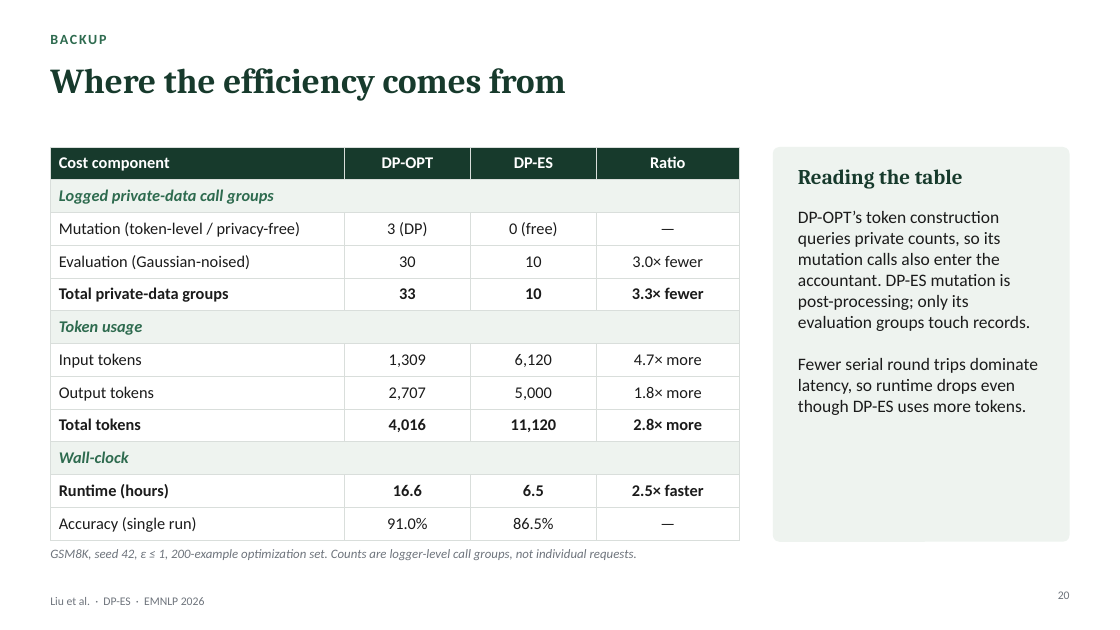
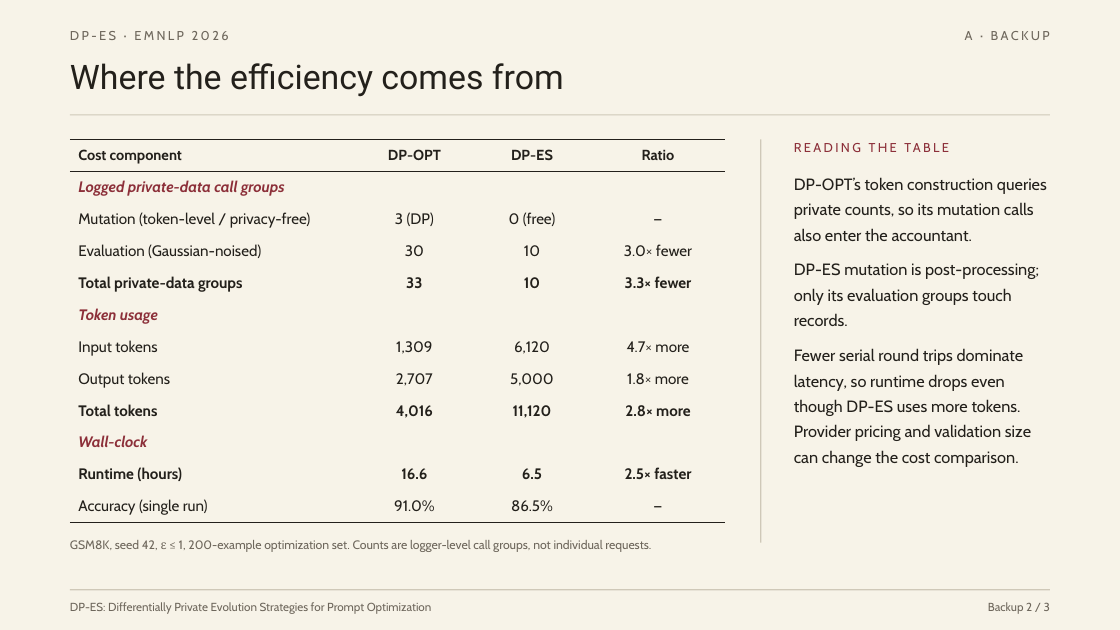
Before and after one commit to StephCpa/dp-es, a slide deck: slide 20 of presentation/DP-ES_EMNLP2026_Talk.pptx. Drawn at 1120x630 pixels with LibreOffice and Linux fonts; fonts in the diff are those of the drawing. Boxes give left, top, right and bottom in pixels: in the first picture for what was removed or moved away, otherwise in the second. Text is boxed around its words. In the diff, an @@ line names an element or a change of style, - is before the commit and + after.

```diff
--- a/presentation/DP-ES_EMNLP2026_Talk.pptx
+++ b/presentation/DP-ES_EMNLP2026_Talk.pptx
@@ background #FFFFFF to #F7F3E8 @@
@@ text "DP-ES · EMNLP 2026" at (x1=70, y1=31, x2=229, y2=40): vertical alignment middle to top @@
@@ title "Where the efficiency comes from" moved from (x1=50, y1=68, x2=566, y2=101) to (x1=70, y1=63, x2=564, y2=97) @@
@@ title "Where the efficiency comes from" at (x1=70, y1=63, x2=564, y2=97): size 30 to 29 pt, font Cambria to Roboto, text colour #173A2C to #23201B, bold off @@
@@ text at (x1=70, y1=31, x2=229, y2=40): text changed; size 10 to 11 pt; font Calibri to Cabin; text colour #6E747C to #6E675C @@
-Liu et al. · DP-ES · EMNLP 2026
+DP-ES · EMNLP 2026
@@ text at (x1=965, y1=31, x2=1050, y2=40): text changed; size 12 to 11 pt; font Calibri to Cabin; text colour #2E6B4F to #6E675C; bold off @@
-BACKUP
+A · BACKUP
@@ rectangle added at (x1=70, y1=114, x2=1050, y2=115), fill #CFC8B8 @@
@@ table at (x1=70, y1=139, x2=725, y2=519) @@
@@ fill #173A2C to none in row 1 @@
@@ fill #EEF3EF to none in 3 cells @@
@@ size 14 to 12.5 pt, text colour #FFFFFF to #23201B in "Cost component", "DP-OPT", "DP-ES", "Ratio" @@
@@ font Calibri to Cabin, size 14 to 13 pt @@
@@ text colour #2E6B4F to #8C2F39 in "Logged private-data call groups", "Token usage", "Wall-clock" @@
@@ text colour #1B1B1B to #23201B in "Mutation (token-level / privacy-free)", "3 (DP)", "0 (free)", "—" and 28 more places @@
@@ borders changed @@
@@ table resized from (x1=50, y1=147, x2=739, y2=536) to (x1=70, y1=139, x2=725, y2=519) @@
@@ rectangle added at (x1=760, y1=139, x2=761, y2=543), fill #CFC8B8 @@
@@ rounded rectangle removed at (x1=773, y1=147, x2=1070, y2=542) @@
@@ text at (x1=794, y1=177, x2=1047, y2=467): text changed; size 15 to 14 pt; font Calibri to Cabin; text colour #1B1B1B to #23201B @@
-DP-OPT’s token construction queries private counts, so its mutation calls also enter the accountant. DP-ES mutation is post-processing; only its evaluation groups touch records.
-Fewer serial round trips dominate latency, so runtime drops even though DP-ES uses more tokens.
+DP-OPT’s token construction queries private counts, so its mutation calls also enter the accountant.
+DP-ES mutation is post-processing; only its evaluation groups touch records.
+Fewer serial round trips dominate latency, so runtime drops even though DP-ES uses more tokens. Provider pricing and validation size can change the cost comparison.
@@ text at (x1=798, y1=169, x2=963, y2=189): text changed; size 18 to 11 pt; font Cambria to Cabin; text colour #173A2C to #8C2F39; bold off @@
-Reading the table
+READING THE TABLE
@@ text "GSM8K, seed 42, ε ≤ ..." moved from (x1=50, y1=549, x2=637, y2=560) to (x1=70, y1=540, x2=651, y2=552) @@
@@ text "GSM8K, seed 42, ε ≤ ..." at (x1=70, y1=540, x2=651, y2=552): size 11 to 10.5 pt, font Calibri to Cabin, text colour #6E747C to #6E675C, italic off; font Calibri to Cambria in "ε ≤" @@
@@ rectangle added at (x1=70, y1=589, x2=1050, y2=590), fill #CFC8B8 @@
@@ page number removed at (x1=1058, y1=591, x2=1070, y2=599) @@
-20
@@ text added at (x1=70, y1=602, x2=432, y2=614), 10 pt, text #6E675C @@
+DP-ES: Differentially Private Evolution Strategies for Prompt Optimization
@@ text added at (x1=988, y1=602, x2=1050, y2=614), 10 pt, text #6E675C @@
+Backup 2 / 3
```
Also in this commit, not shown: 15 other slides changed, 5 slides added, 5 slides removed, 3 other files.
